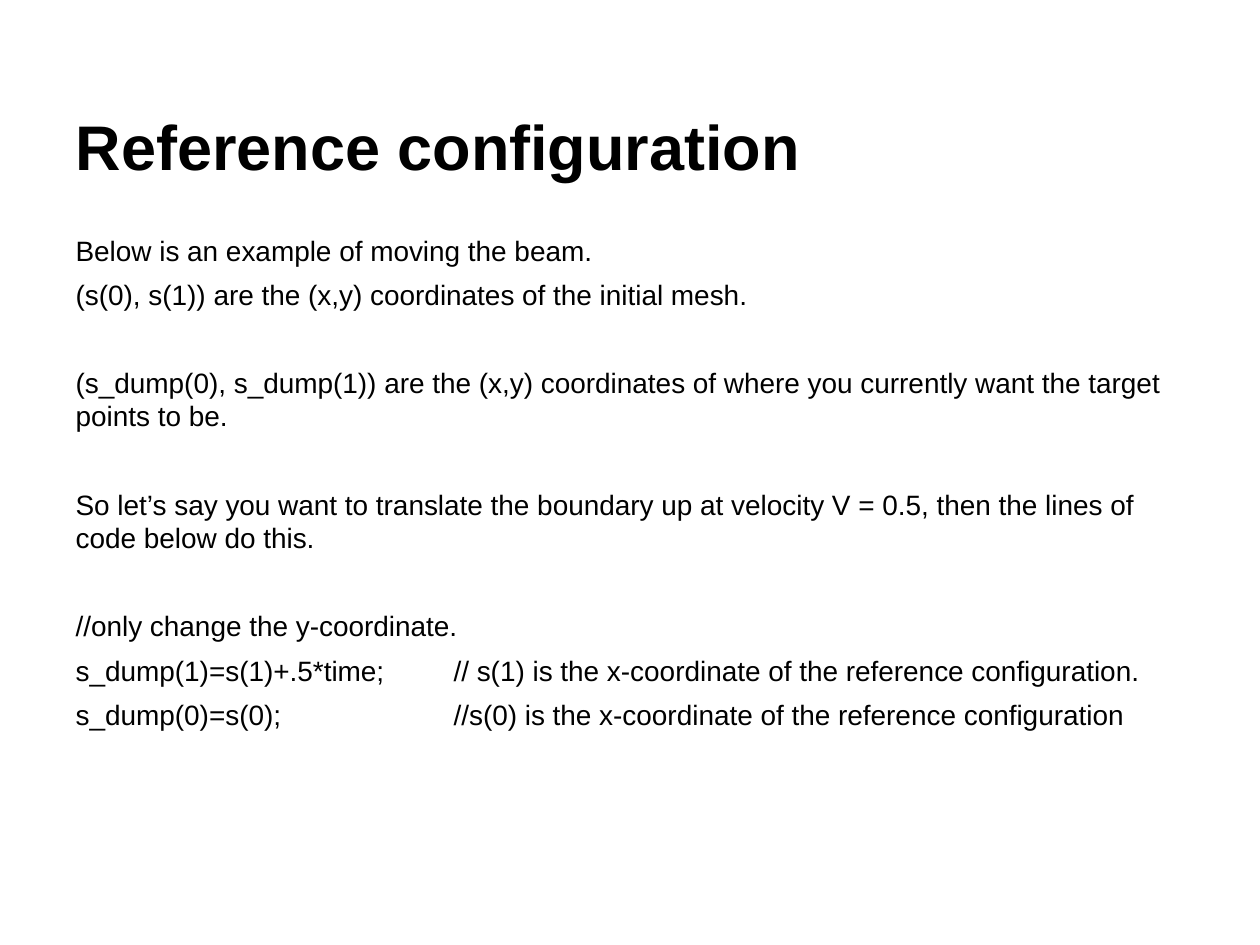
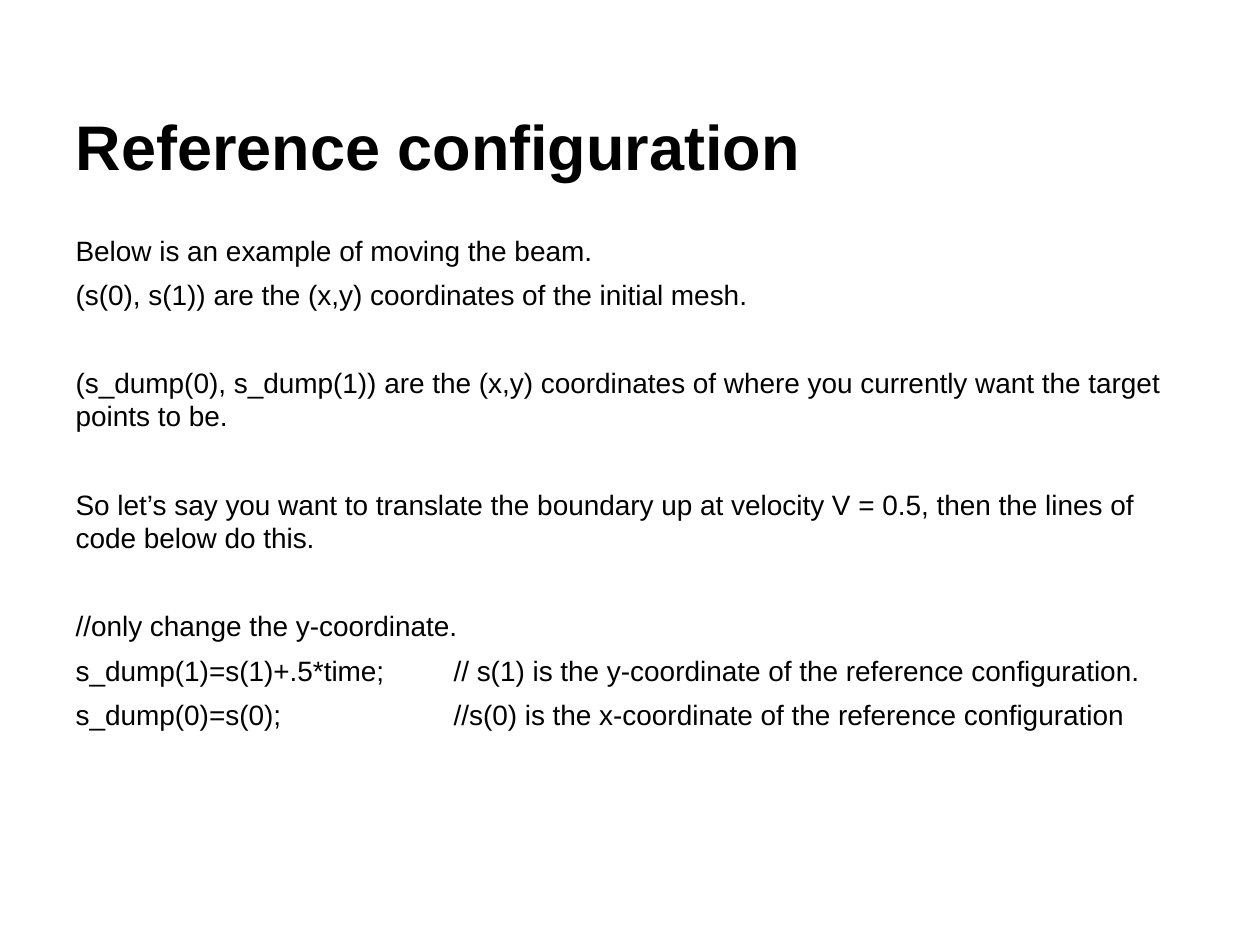
Before and after one commit to fairyflies9/IBAMR-Tutorials, a slide deck: slide 8 of IBFE Lectures/1-IBFE Getting Starting and Visualizing a Mesh.pptx. Drawn at 1260x945 pixels with LibreOffice and Linux fonts; fonts in the diff are those of the drawing. Boxes give left, top, right and bottom in pixels: in the first picture for what was removed or moved away, otherwise in the second. Text is boxed around its words. In the diff, an @@ line names an element or a change of style, - is before the commit and + after.

```diff
--- a/IBFE Lectures/1-IBFE Getting Starting and Visualizing a Mesh.pptx
+++ b/IBFE Lectures/1-IBFE Getting Starting and Visualizing a Mesh.pptx
@@ text at box(76, 660, 1139, 686): text changed @@
-s_dump(1)=s(1)+.5*time; // s(1) is the x-coordinate of the reference configuration.
+s_dump(1)=s(1)+.5*time; // s(1) is the y-coordinate of the reference configuration.
```
Also in this commit, not shown: 3 other slides changed.
